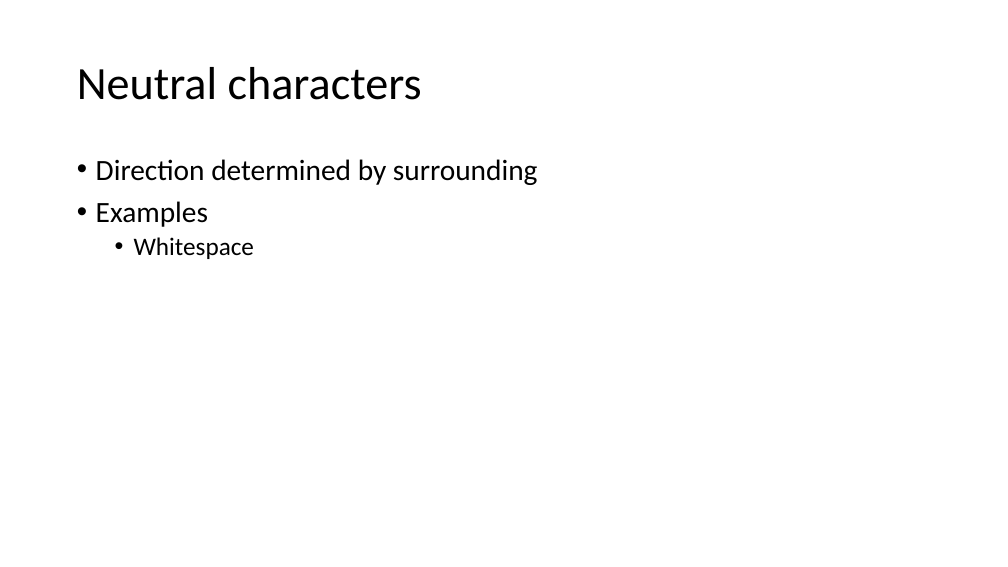
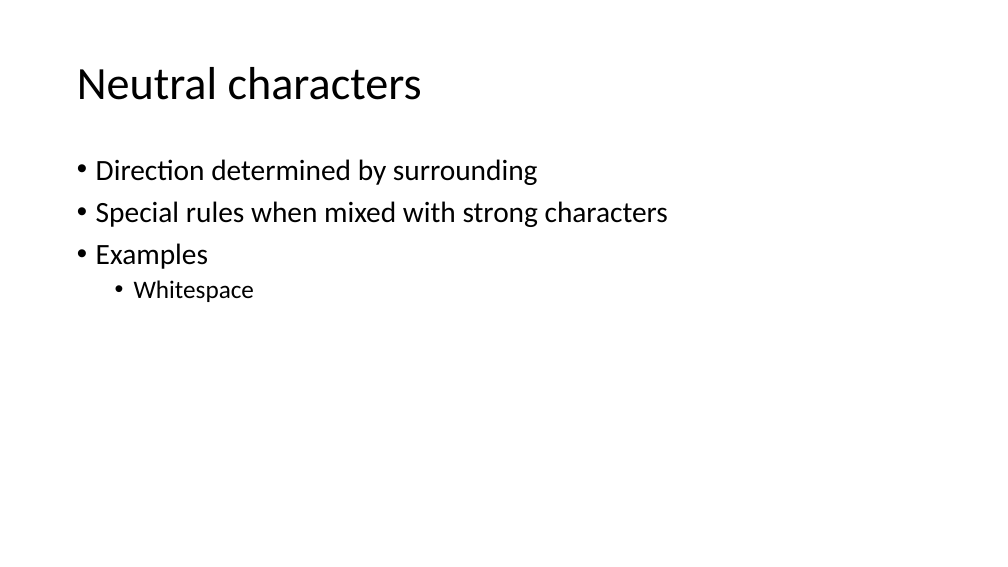
Before and after one commit to dsafa/rtl-demo, a slide deck: slide 7 of RTL.pptx. Drawn at 1008x567 pixels with LibreOffice and Linux fonts; fonts in the diff are those of the drawing. Boxes give left, top, right and bottom in pixels: in the first picture for what was removed or moved away, otherwise in the second. Text is boxed around its words. In the diff, an @@ line names an element or a change of style, - is before the commit and + after.

```diff
--- a/RTL.pptx
+++ b/RTL.pptx
@@ text at [96, 201, 668, 227]: paragraph added @@
+• Special rules when mixed with strong characters
```
Also in this commit, not shown: 14 other slides changed, 4 slides added, 1 other file.
